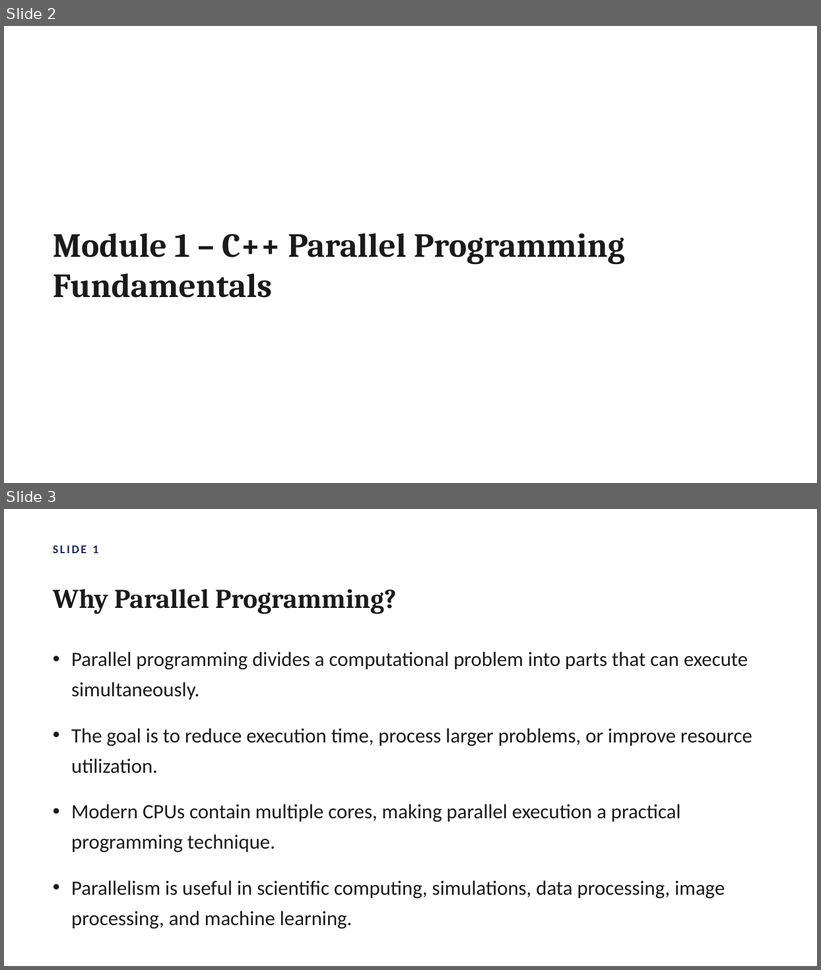
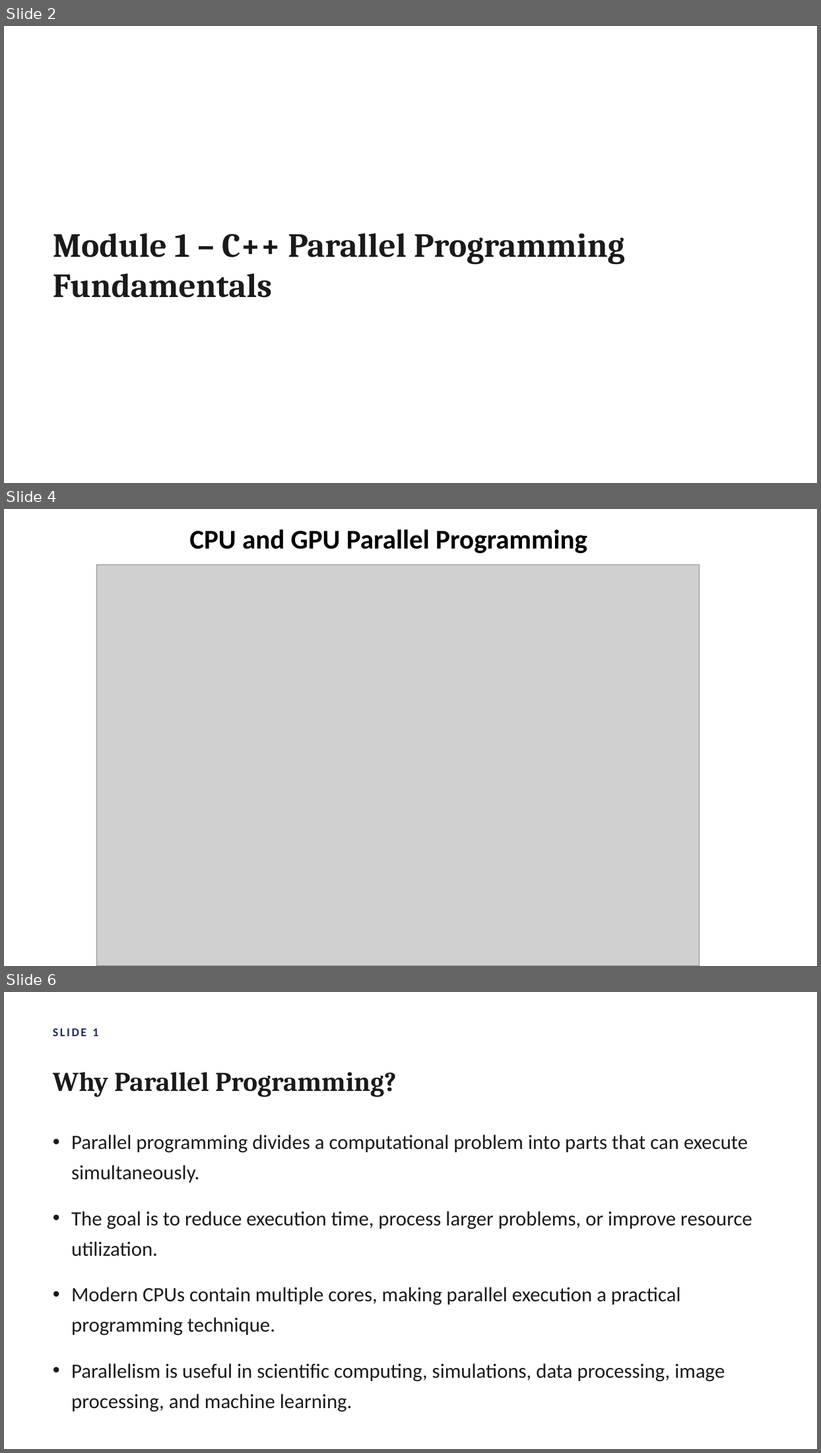
Before and after one commit to atulkahatecdac/parallel-cpp, a slide deck: Parallel_Programming_Cpp.pptx. Shown one above the other, each under a label of ours: slides 2 and 3 before the commit, slides 2, 4 and 6 after it; the slides between them are not shown. The pictures are 821x970 and 821x1453 pixels, drawn with LibreOffice and Linux fonts; fonts in the diff are those of the drawing; grey boxes stand for pictures. Boxes give left, top, right and bottom in pixels: in the first picture for what was removed or moved away, otherwise in the second. Text is boxed around its words. In the diff, an @@ line names an element or a change of style, - is before the commit and + after.

```diff
--- a/Parallel_Programming_Cpp.pptx
+++ b/Parallel_Programming_Cpp.pptx
@@ slide 4 added at (4, 509, 817, 966), background #FFFFFF @@
@@ text added at (189, 529, 587, 553), 32 pt, text #000000, bold @@
+CPU and GPU Parallel Programming
@@ picture added at (96, 564, 700, 966) @@
@@ what was slide 3 is now slide 6 @@
```
Also in this commit, not shown: 11 slides changed, 7 other slides added.
